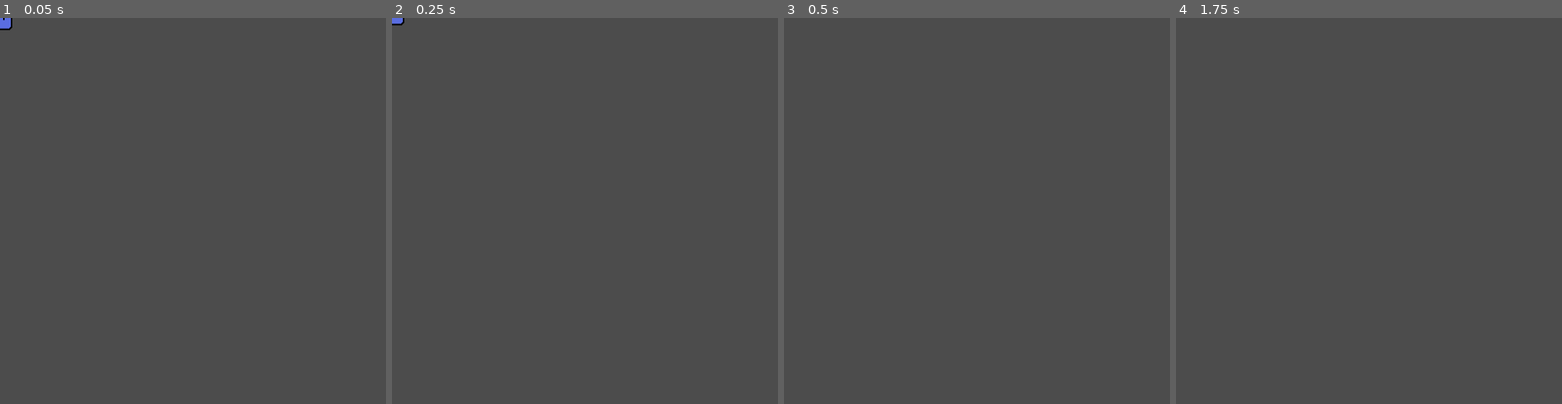
Above: before the commit, frames 1-4 (left to right).
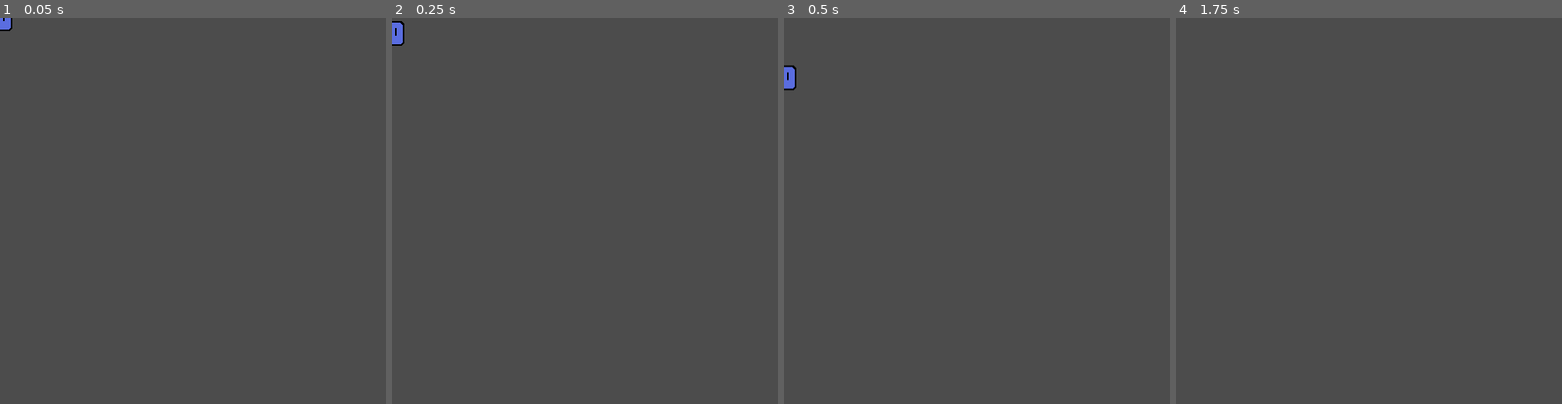
Above: after the commit, the same moments.

Repository: CheezBallzPi/FirstPlatformer
Game: Godot game, scene res://Player.tscn
Two runs of this game, one before a commit and one after it. Both use one fixed random seed, a clock stepped at 60 frames per second and the inputs below. The project has no main scene, so this scene is started directly.
Inputs:
- Up to frame 1 (0.05 s): no input
- Up to frame 2 (0.25 s): no input
- Up to frame 3 (0.5 s): no input
- Up to frame 4 (1.75 s): hold Up (ui_up) 0.53-1.28 s; hold Right (ui_right) from 0.53 s (still down); tap Up (ui_up) at 1.35, 1.52 s

The runs differ from the first frame. In frame 1, less than 0.1% of the frame differs, in the area x 0-4%, y 0-4%; in frame 2, 0.2%, in the area x 0-4%, y 0-8%; in frame 3, 0.2%; in frame 4, nothing differs.

Commit message:
Finish Player

Diff:
--- a/Player.gd
+++ b/Player.gd
@@ -1,8 +1,10 @@
 extends KinematicBody2D
 
-export var speed = 400
-export var jump_speed = 600
+export var speed = 80
+export var jump_speed = 100
 
+var move_state
+var jump_state
 var velocity
 
 # Declare member variables here. Examples:
@@ -12,6 +14,8 @@
 
 # Called when the node enters the scene tree for the first time.
 func _ready():
+	move_state = "idle"
+	jump_state = "grounded"
 	velocity = Vector2()
 
 
@@ -21,22 +25,36 @@
 	# Run
 	if Input.is_action_pressed("ui_right"):
 		velocity.x = speed
-		$AnimatedSprite.animation = "run"
+		move_state = "run"
 	elif Input.is_action_pressed("ui_left"):
 		velocity.x = -speed
-		$AnimatedSprite.animation = "run"
+		move_state = "run"
 	else:
+		move_state = "idle"
 		velocity.x = 0
-		$AnimatedSprite.animation = "idle"
 
 	# Jump
-	if Input.is_action_pressed("ui_up"):
-		accel.y += jump_speed
+	if Input.is_action_pressed("ui_up") and jump_state == "grounded":
+		jump_state = "airborne"
+		velocity.y -= jump_speed
 
-	accel.y -= ProjectSettings.get_setting("physics/2d/default_gravity")
+	accel.y += ProjectSettings.get_setting("physics/2d/default_gravity")
 
 	velocity += accel * delta
-	velocity = move_and_slide(velocity)
+	velocity = move_and_slide(velocity, Vector2(0, -1))
+
+	match(is_on_floor()):
+		true: jump_state = "grounded"
+		false: jump_state = "airborne"
+
+	print(move_state + " " + jump_state)
 
 func _process(delta):
+	match(move_state):
+		"run":
+			$AnimatedSprite.animation = "run"
+			$AnimatedSprite.flip_h = (velocity.x <= 0)
+		"idle":
+			$AnimatedSprite.animation = "idle"
+
 	position += velocity * delta
--- a/project.godot
+++ b/project.godot
@@ -16,6 +16,7 @@
 [application]
 
 config/name="FirstPlatformer"
+run/main_scene="res://Main.tscn"
 config/icon="res://icon.png"
 
 [display]
@@ -23,6 +24,10 @@
 window/size/width=500
 window/size/height=500
 
+[physics]
+
+2d/default_gravity=300
+
 [rendering]
 
 environment/default_environment="res://default_env.tres"
